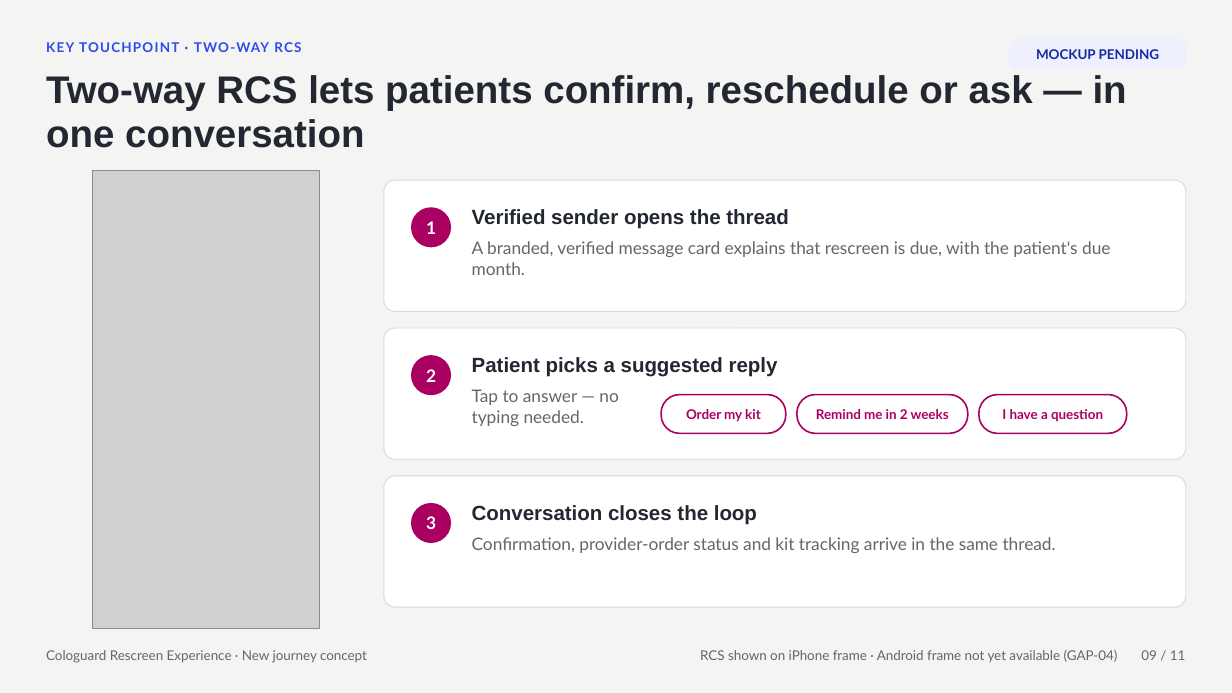
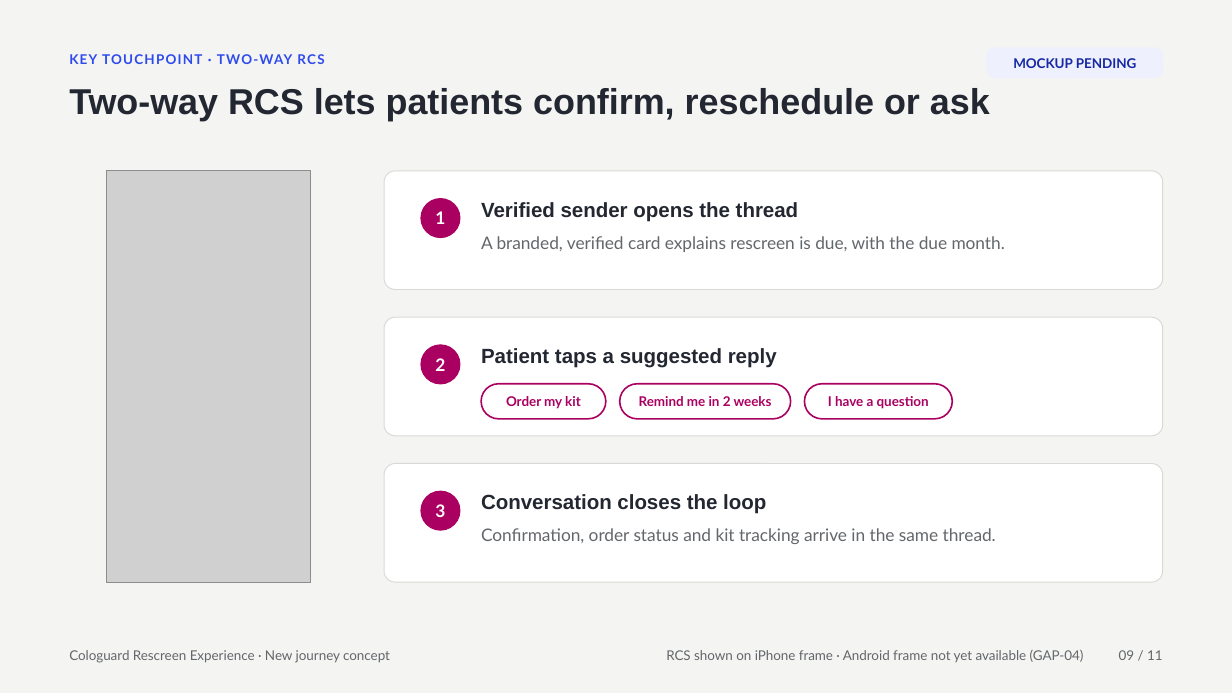
Before and after one commit to rajesh171812/storyloom.ai, a slide deck: slide 9 of downloads/Cologuard_Rescreen_Concept_v3.pptx. Drawn at 1232x693 pixels with LibreOffice and Linux fonts; fonts in the diff are those of the drawing; grey boxes stand for pictures. Boxes give left, top, right and bottom in pixels: in the first picture for what was removed or moved away, otherwise in the second. Text is boxed around its words. In the diff, an @@ line names an element or a change of style, - is before the commit and + after.

```diff
--- a/downloads/Cologuard_Rescreen_Concept_v3.pptx
+++ b/downloads/Cologuard_Rescreen_Concept_v3.pptx
@@ text "KEY TOUCHPOINT · TWO-WAY RCS": place and size @@
-text "KEY TOUCHPOINT · TWO-WAY RCS" at [46,42,301,52]
+text "KEY TOUCHPOINT · TWO-WAY RCS" at [69,54,324,64]
@@ text "MOCKUP PENDING": place and size @@
-text "MOCKUP PENDING" at [1036,49,1159,59]
+text "MOCKUP PENDING" at [1013,58,1136,68]
@@ rounded rectangle: place and size @@
-rounded rectangle at [1010,39,1186,68]
+rounded rectangle at [987,48,1163,78]
@@ text at [69,88,990,121]: text changed; size 30 to 28 pt @@
-Two-way RCS lets patients confirm, reschedule or ask — in one conversation
+Two-way RCS lets patients confirm, reschedule or ask
@@ picture: place and size @@
-picture at [92,171,319,628]
+picture at [106,171,311,582]
@@ rounded rectangle: place and size @@
-rounded rectangle at [384,180,1186,311]
+rounded rectangle at [384,171,1164,289]
@@ text "Verified sender opens the thread": place and size @@
-text "Verified sender opens the thread" at [472,209,789,229]
+text "Verified sender opens the thread" at [481,202,799,222]
@@ text at [481,236,1005,252]: text changed @@
-A branded, verified message card explains that rescreen is due, with the patient's due month.
+A branded, verified card explains rescreen is due, with the due month.
@@ rounded rectangle: place and size @@
-rounded rectangle at [384,328,1186,459]
+rounded rectangle at [384,317,1164,435]
@@ text at [481,348,777,368]: text changed @@
-Patient picks a suggested reply
+Patient taps a suggested reply
@@ text removed at [472,389,618,426] @@
-Tap to answer — no typing needed.
@@ proportions changed in 6 elements at [384,171,1164,289], [384,317,1164,435], [384,464,1164,582], [805,384,953,419], [620,384,791,419], [482,384,606,419] @@
@@ text "Order my kit": place and size @@
-text "Order my kit" at [686,409,761,422]
+text "Order my kit" at [506,396,581,409]
@@ rounded rectangle: place and size @@
-rounded rectangle at [979,395,1127,433]
+rounded rectangle at [482,384,606,419]
@@ text "Remind me in 2 weeks": place and size @@
-text "Remind me in 2 weeks" at [816,409,949,419]
+text "Remind me in 2 weeks" at [639,396,772,406]
@@ rounded rectangle: place and size @@
-rounded rectangle at [661,395,786,433]
+rounded rectangle at [620,384,791,419]
@@ text "I have a question": place and size @@
-text "I have a question" at [1002,409,1103,422]
+text "I have a question" at [828,396,929,409]
@@ rounded rectangle: place and size @@
-rounded rectangle at [797,395,968,433]
+rounded rectangle at [805,384,953,419]
@@ rounded rectangle: place and size @@
-rounded rectangle at [384,476,1186,607]
+rounded rectangle at [384,464,1164,582]
@@ 3 texts, 3 ellipses: place and size @@
-3 texts, 3 ellipses at [411,208,450,543]
+3 texts, 3 ellipses at [421,199,460,531]
@@ text "Conversation closes the loop": place and size @@
-text "Conversation closes the loop" at [472,505,757,525]
+text "Conversation closes the loop" at [481,494,766,514]
@@ text at [481,528,996,544]: text changed @@
-Confirmation, provider-order status and kit tracking arrive in the same thread.
+Confirmation, order status and kit tracking arrive in the same thread.
@@ text "Cologuard Rescreen Experience · New ...": place and size @@
-text "Cologuard Rescreen Experience · New ..." at [46,650,367,663]
+text "Cologuard Rescreen Experience · New ..." at [69,650,390,663]
@@ text "RCS shown on iPhone frame ...": place and size @@
-text "RCS shown on iPhone frame ..." at [700,650,1118,662]
+text "RCS shown on iPhone frame ..." at [666,650,1084,662]
@@ text "09 / 11": place and size @@
-text "09 / 11" at [1141,650,1186,660]
+text "09 / 11" at [1119,650,1163,660]
```
Also in this commit, not shown: 10 other slides changed, 16 other files.
